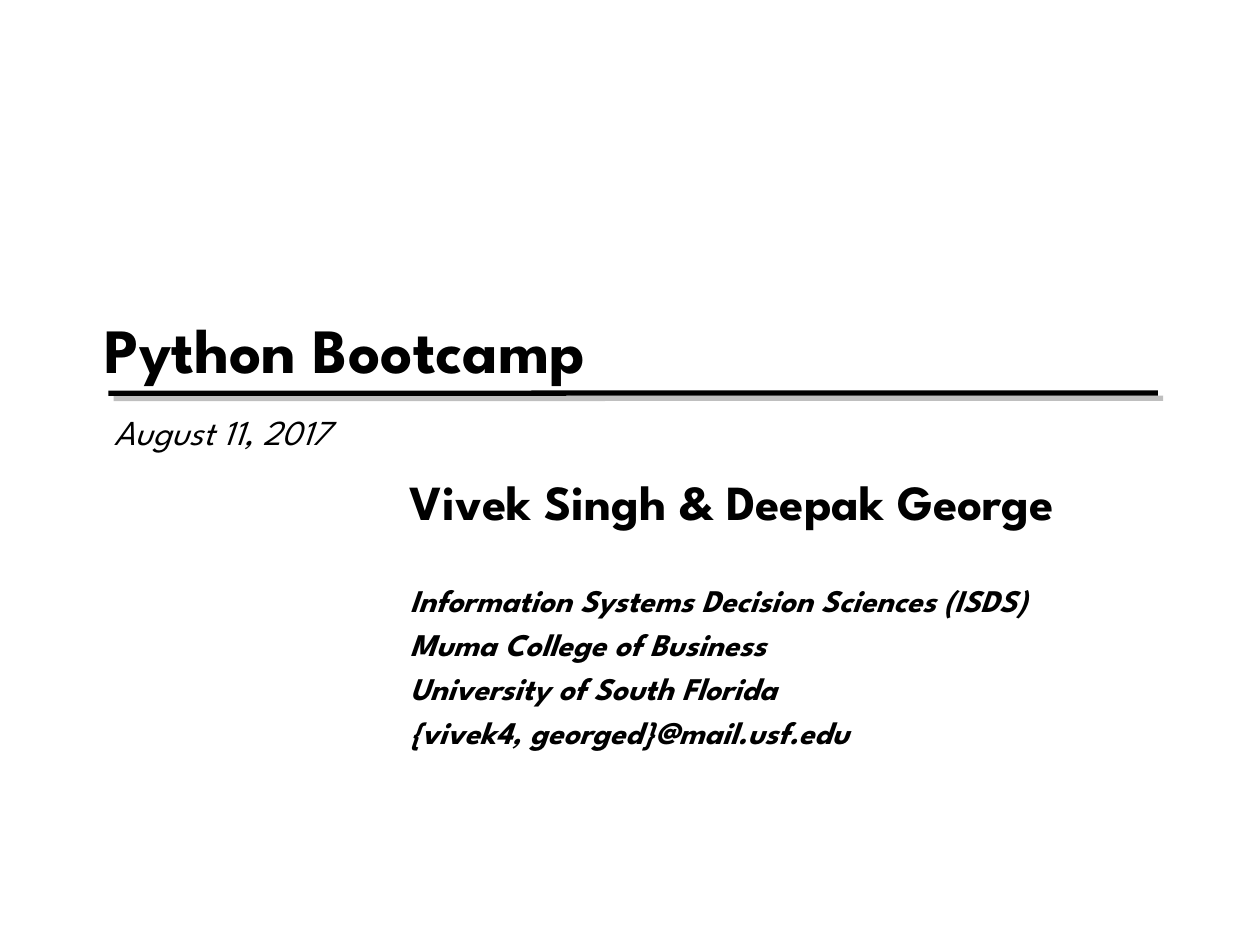
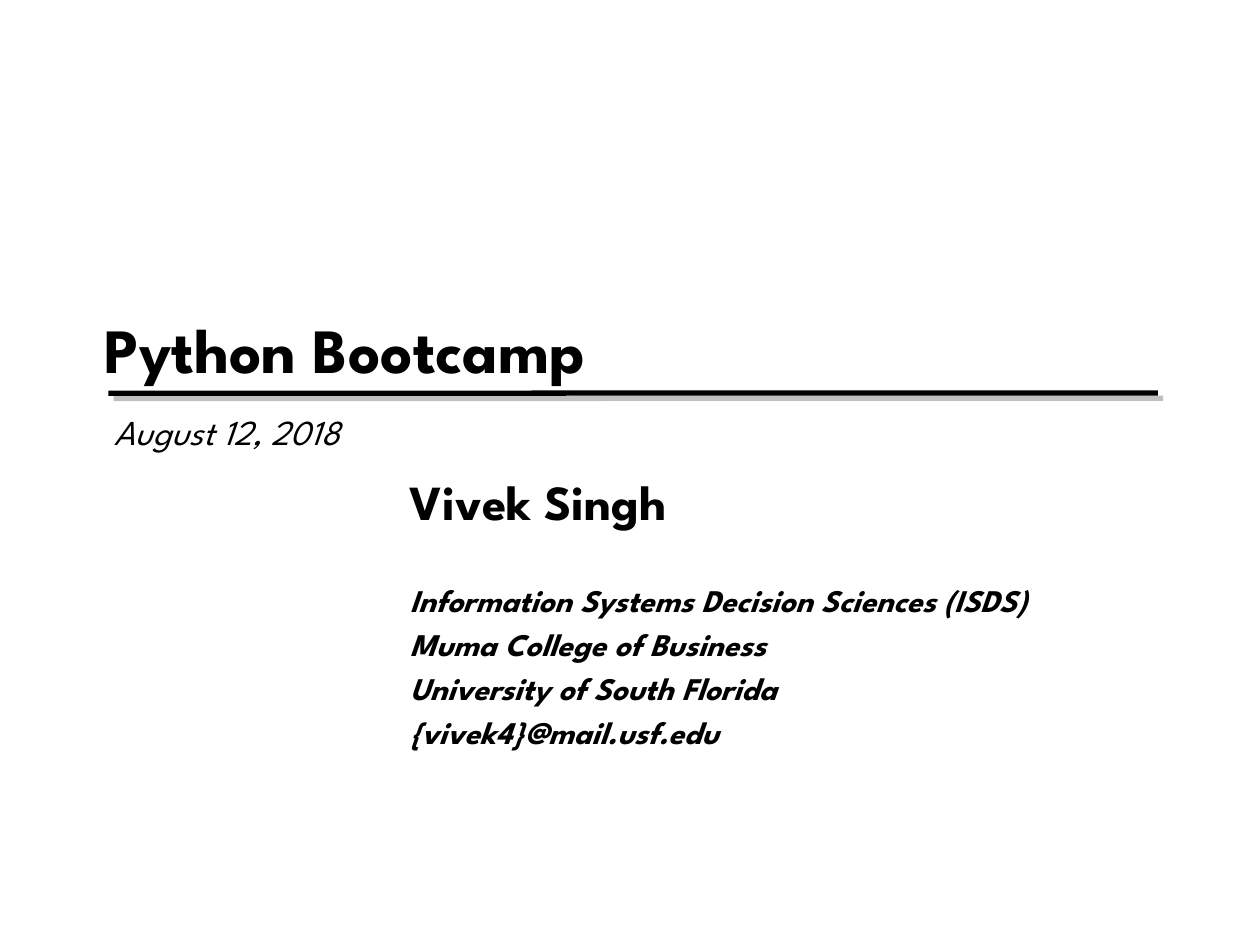
Before and after one commit to paritosh1984/Python-Workshop, a slide deck: slide 1 of welcome/Python welcome.pptx. Drawn at 1260x945 pixels with LibreOffice and Linux fonts; fonts in the diff are those of the drawing; background and template pictures are left out. Boxes give left, top, right and bottom in pixels: in the first picture for what was removed or moved away, otherwise in the second. Text is boxed around its words. In the diff, an @@ line names an element or a change of style, - is before the commit and + after.

```diff
--- a/welcome/Python welcome.pptx
+++ b/welcome/Python welcome.pptx
@@ subtitle at (114,421,340,453): text changed @@
-August 11, 2017
+August 12, 2018
@@ text at (410,486,667,531): text changed @@
-Vivek Singh & Deepak George
+Vivek Singh
@@ text at (410,722,719,751): text changed @@
-{vivek4, georged}@mail.usf.edu
+{vivek4}@mail.usf.edu
```
Also in this commit, not shown: 1 other slide changed.
